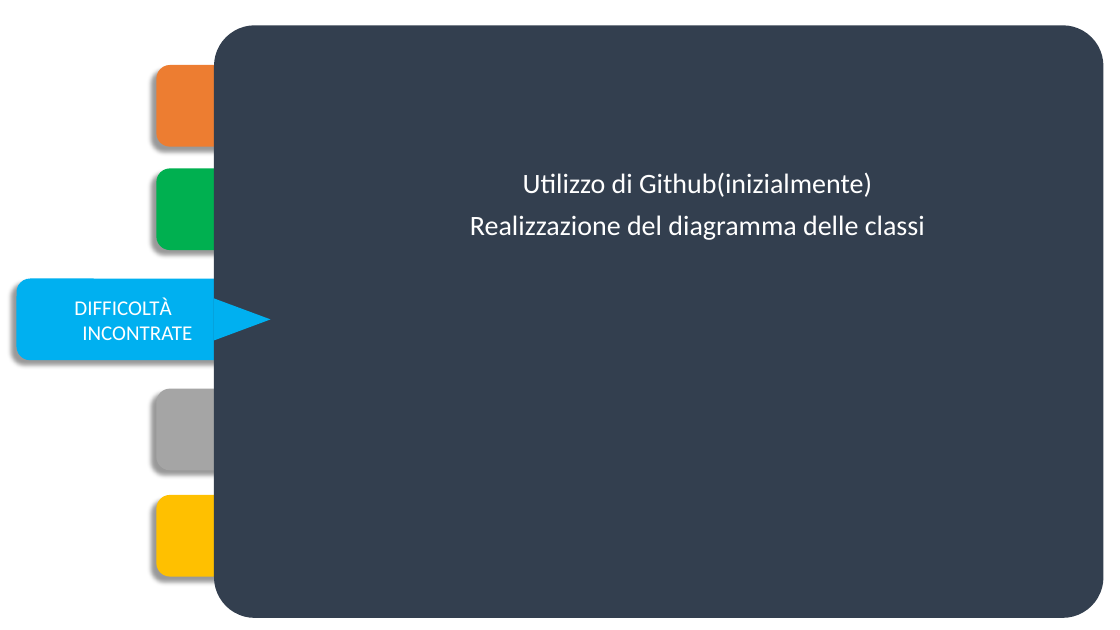
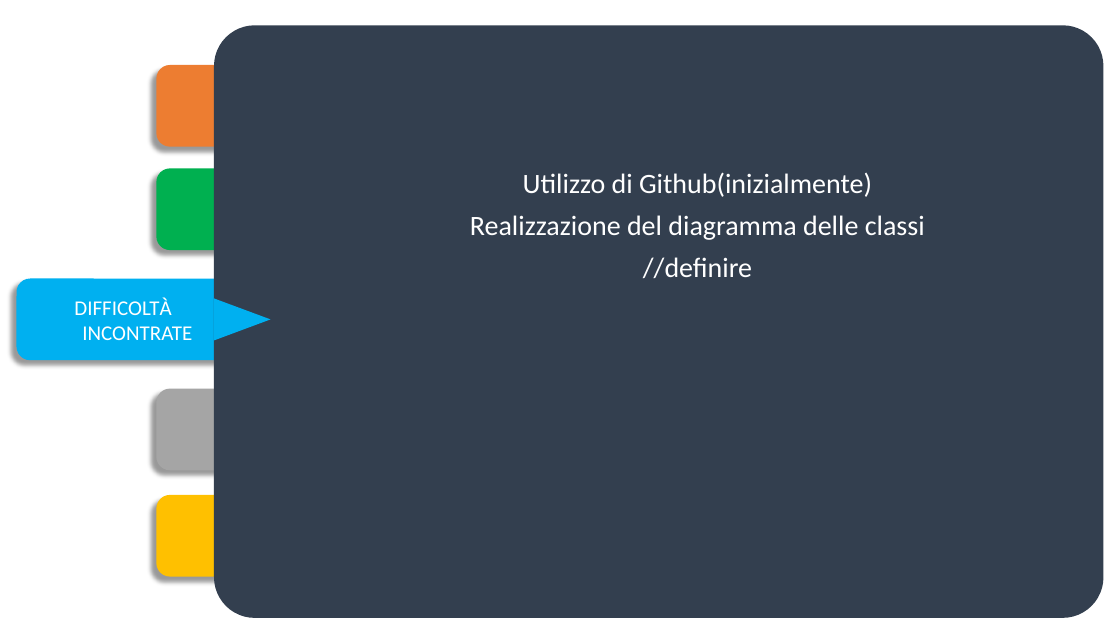
Before and after one commit to FilippoBolis/MED_Progetto_Ing_Software_23_24, a slide deck: slide 3 of MED/doc/Presentazione M.E.D.pptx. Drawn at 1120x630 pixels with LibreOffice and Linux fonts; fonts in the diff are those of the drawing. Boxes give left, top, right and bottom in pixels: in the first picture for what was removed or moved away, otherwise in the second. Text is boxed around its words. In the diff, an @@ line names an element or a change of style, - is before the commit and + after.

```diff
--- a/MED/doc/Presentazione M.E.D.pptx
+++ b/MED/doc/Presentazione M.E.D.pptx
@@ text at (643,257,752,278): paragraph added @@
+//definire
```
Also in this commit, not shown: 5 other slides changed, 1 other file.
